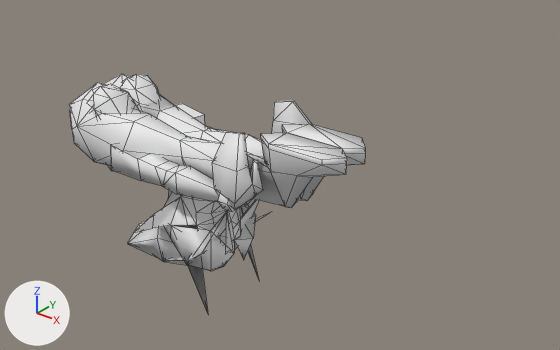
Two versions of the Blender file Aria_Example/Aria_Hiro_Adult.blend, one commit apart.
One viewpoint serves both versions: a 50 mm lens placed at (7.18, -5.39, 3.41), pointed at (2.5, 0.46, -0.22). Arrows for +X, +Y and +Z are at lower left; the lights stay in place. Mesh edges are drawn as thin lines. Materials are left out; every surface is plain grey.

The first picture shows 'riggedmesh'.
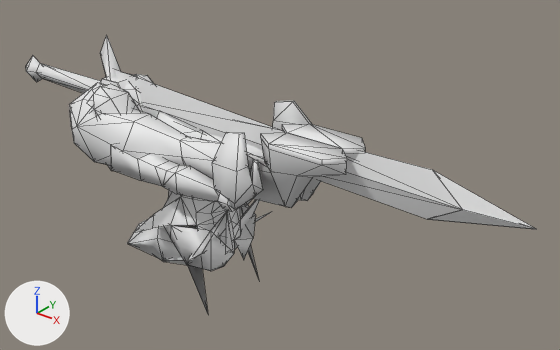
Location of each change, [x1, y1, x2, y2] in pixels of the pictures (560 x 350 px):
'Blade.3', shown
    after: [26, 35, 535, 229]
part 1 of me_blade_3_me_06016fb8, built on
    after: [26, 56, 42, 82]
part 2 of me_blade_3_me_06016fb8, added
    after: [100, 73, 133, 90]

The change in detail:
me_blade_3_me_06016fb8 is used by ob_blade_3; location (0.0, 0.0, 0.0); rotation (1.571, 0.0, 0.0), in degrees (90, 0, 0).
me_blade_3_me_06016fb8 had 49 vertices, 40 faces and spanned x -1.14..5.4, y -0.4..1.01, z -0.22..0.04.
me_blade_3_me_06016fb8 now has 91 vertices, 58 faces and spans x -1.4..5.4, y -0.4..1.01, z -0.26..0.08.
Part 1, on me_blade_3_me_06016fb8:
2 faces are deleted.
4 vertices move from x -1.14..-1.04, y 0.2..0.4, z -0.16..-0.01 to x -1.09, y 0.2..0.4, z -0.16..-0.01.
6 vertices are added at (-0.87, 0.3, -0.09), (-1.21, 0.48, -0.09), (-1.21, 0.3, -0.22), (-1.21, 0.3, 0.04), (-1.21, 0.13, -0.09), (-1.4, 0.3, -0.09).
8 new faces join them.
Part 2, on me_blade_3_me_06016fb8:
26 vertices are added at x 0.2..0.7, y 0.09..0.54, z -0.26..0.08.
5 new vertices lie (0.25, 0.0, -0.01) away from vertices in x 0.32..0.33, y 0.09..0.54, z -0.24..0.06.
5 new vertices lie (0.12, 0.22, 0.0) away from vertices in x 0.2..0.57, y 0.09..0.32, z -0.24..-0.21.
12 new faces join them.
Object 'Blade.3' (ob_blade_3) is now shown.
